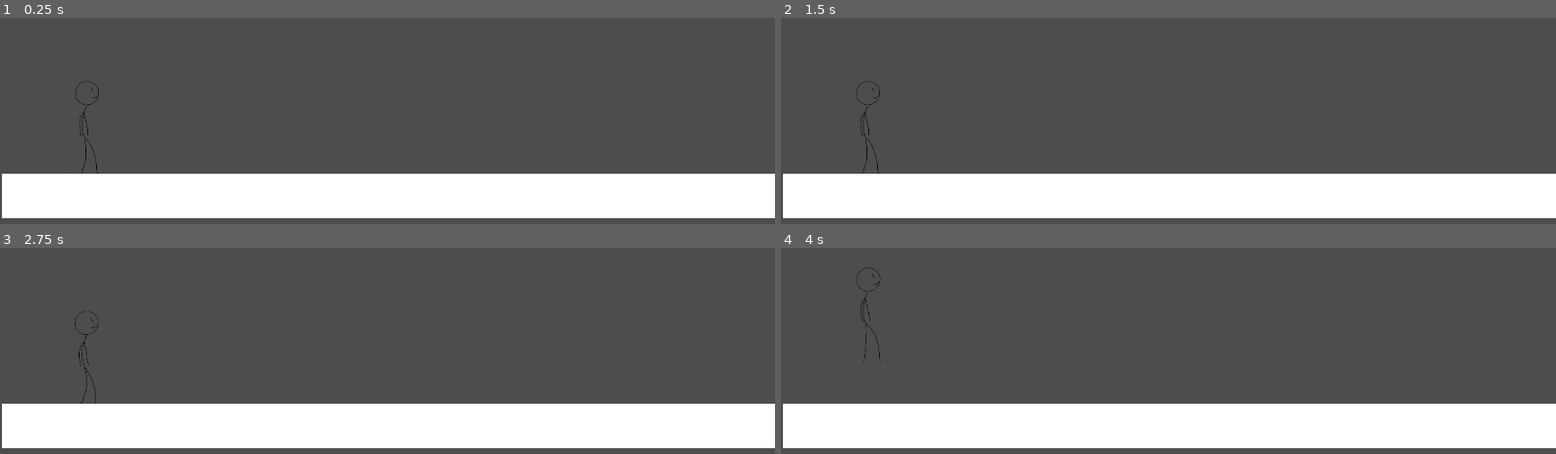
Above: before the commit, frames 1-4 (two rows, left to right).
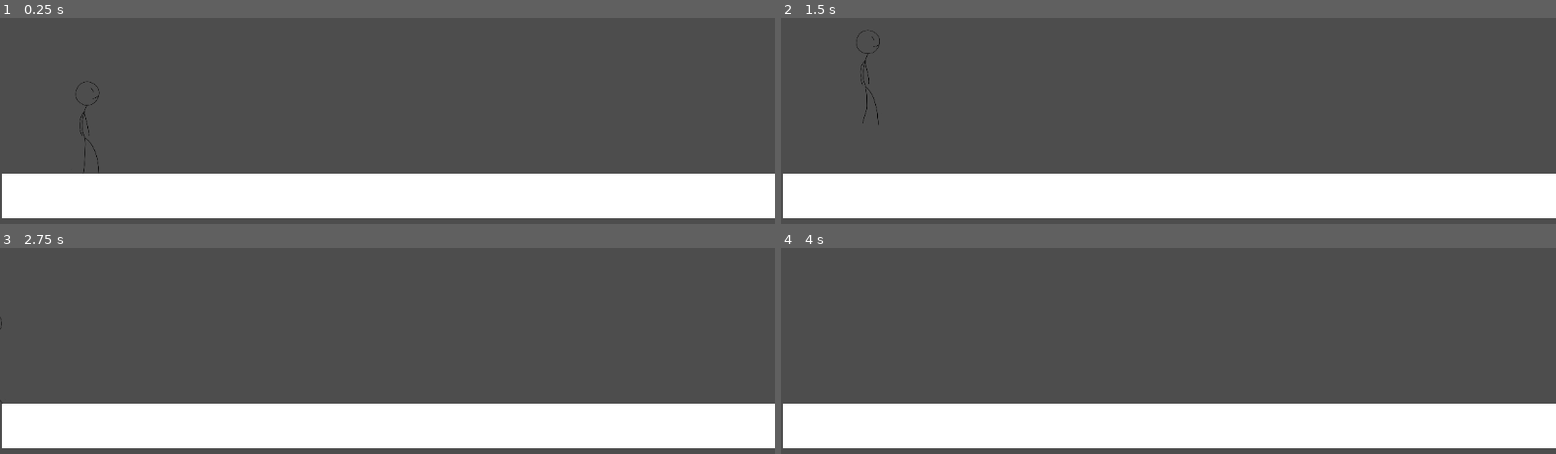
Above: after the commit, the same moments.

Repository: Rodrigo-D99/ProyectoConLuca
Game: Godot game, scene res://Escenas/Player.tscn
The game is run twice, just before and just after one commit, with the same random seed, the same clock (stepped at 60 frames per second) and the same inputs. Before the commit the project starts from res://scrips/codigo mov.tscn.
Inputs:
- Up to frame 1 (0.25 s): no input
- Up to frame 2 (1.5 s): tap Enter at 0.5 s; tap Ctrl (correr, bound only after the commit) at 0.6 s; tap Space (salto, bound only after the commit) at 0.77, 1.07 s; tap Shift (dash, bound only after the commit) at 0.8, 1.35 s
- Up to frame 3 (2.75 s): tap Space (salto, bound only after the commit) at 1.52, 1.82, 2.3 s; tap D (der, bound only after the commit) at 1.55, 2.1 s; hold A (izq, bound only after the commit) from 2.03 s (still down)
- Up to frame 4 (4 s): release A (izq, bound only after the commit) at 2.78 s; tap Space (salto, bound only after the commit) at 2.85, 3.02, 3.32, 3.5, 3.77 s; tap Ctrl (correr, bound only after the commit) at 3.05, 3.6 s; tap Shift (dash, bound only after the commit) at 3.8 s

The runs differ from the first frame. In frame 1, less than 0.1% of the frame differs, in the area x 9-13%, y 30-76%; in frame 2, 0.2%, in the area x 9-13%, y 5-76%; in frame 3, 0.1%; in frame 4, less than 0.1%.

Commit message:
Mejoro scripts del jugador, agrego el dash y ordeno los archivos

Diff:
--- a/scrips/codigo mov.tscn
+++ b/Escenas/Player.tscn
@@ -1,53 +1,10 @@
-[gd_scene load_steps=10 format=3 uid="uid://cqeu2r8jafafw"]
+[gd_scene load_steps=13 format=3 uid="uid://dst6tr8c0yyba"]
 
-[ext_resource type="Texture2D" uid="uid://dsmdg5pwk8svc" path="res://imagen/CAMINAR.png" id="1_txj8c"]
-[ext_resource type="Texture2D" uid="uid://cigrhdvowc0mj" path="res://imagen/salto.png" id="2_j0kon"]
-
-[sub_resource type="GDScript" id="GDScript_j0kon"]
-script/source = "extends CharacterBody2D
-
-
-const SPEED = 300.0
-const JUMP_VELOCITY = -400.0
-
-
-@onready var animationPlayer=$AnimationPlayer
-@onready var sprite2D=$Sprite2D
-
-func _physics_process(delta):
-	# Add the gravity.
-	if not is_on_floor():
-		velocity += get_gravity() * delta
-
-	# Handle jump.
-	if Input.is_action_just_pressed(\"ui_accept\") and is_on_floor():
-		velocity.y = JUMP_VELOCITY
-
-	# Get the input direction and handle the movement/deceleration.
-	# As good practice, you should replace UI actions with custom gameplay actions.
-	var direction := Input.get_axis(\"ui_left\", \"ui_right\")
-	if direction:
-		velocity.x = direction * SPEED
-	else:
-		velocity.x = move_toward(velocity.x, 0, SPEED)
-
-	move_and_slide()
-
-	animation(direction)
-
-	if direction ==1:
-		sprite2D.flip_h =false
-	elif direction == -1:
-		sprite2D.flip_h =true
-
-
-func animation(direction):
-	if is_on_floor():
-		if direction==0:
-			animationPlayer.play(\"salto\")
-		else:
-			animationPlayer.play(\"caminar\")
-"
+[ext_resource type="Script" uid="uid://kqjso73xb8d7" path="res://Scripts/Player.gd" id="1_5hhfp"]
+[ext_resource type="Texture2D" uid="uid://dsmdg5pwk8svc" path="res://Imagenes/Caminar.png" id="2_kwdw2"]
+[ext_resource type="Texture2D" uid="uid://cigrhdvowc0mj" path="res://Imagenes/Salto.png" id="3_j2dk4"]
+[ext_resource type="Script" uid="uid://4tsrs2mnfav" path="res://Scripts/Dash.gd" id="4_urfe6"]
+[ext_resource type="Script" uid="uid://b4h2uvds0fgmu" path="res://Scripts/Movimiento.gd" id="5_mok4h"]
 
 [sub_resource type="RectangleShape2D" id="RectangleShape2D_67bck"]
 size = Vector2(42, 141.75)
@@ -66,7 +23,7 @@
 "times": PackedFloat32Array(0),
 "transitions": PackedFloat32Array(1),
 "update": 1,
-"values": [ExtResource("1_txj8c")]
+"values": [ExtResource("2_kwdw2")]
 }
 tracks/1/type = "value"
 tracks/1/imported = false
@@ -118,7 +75,7 @@
 "times": PackedFloat32Array(0),
 "transitions": PackedFloat32Array(1),
 "update": 1,
-"values": [ExtResource("2_j0kon")]
+"values": [ExtResource("3_j2dk4")]
 }
 tracks/1/type = "value"
 tracks/1/imported = false
@@ -157,8 +114,12 @@
 "values": [0, 1, 2, 3, 4, 5, 6]
 }
 
+[sub_resource type="Animation" id="Animation_5hhfp"]
+resource_name = "Dash"
+
 [sub_resource type="AnimationLibrary" id="AnimationLibrary_hdjqb"]
 _data = {
+&"Dash": SubResource("Animation_5hhfp"),
 &"caminar": SubResource("Animation_1ac00"),
 &"salto": SubResource("Animation_ojbb1")
 }
@@ -177,15 +138,14 @@
 
 [node name="CharacterBody2D" type="CharacterBody2D" parent="."]
 position = Vector2(8, -10)
-script = SubResource("GDScript_j0kon")
+script = ExtResource("1_5hhfp")
 
 [node name="Sprite2D" type="Sprite2D" parent="CharacterBody2D"]
 position = Vector2(-1.9999924, -65.00001)
 scale = Vector2(0.12407409, 0.11302083)
-texture = ExtResource("1_txj8c")
+texture = ExtResource("3_j2dk4")
 hframes = 4
-vframes = 4
-frame = 14
+vframes = 3
 
 [node name="CollisionShape2D" type="CollisionShape2D" parent="CharacterBody2D"]
 position = Vector2(2, -65)
@@ -196,6 +156,12 @@
 &"": SubResource("AnimationLibrary_hdjqb")
 }
 speed_scale = 0.862
+
+[node name="Dash" type="Node" parent="CharacterBody2D"]
+script = ExtResource("4_urfe6")
+
+[node name="Movimiento" type="Node" parent="CharacterBody2D"]
+script = ExtResource("5_mok4h")
 
 [node name="StaticBody2D" type="StaticBody2D" parent="."]
 position = Vector2(-7, 8)
--- /dev/null
+++ b/Scripts/Dash.gd
@@ -0,0 +1,73 @@
+# res://scripts/dash.gd
+extends Node
+class_name DashComponent   # opcional: hace la clase accesible globalmente
+
+@export var dash_mode: String = "movement"  # "movement" o "blink"
+@export var dash_speed: float = 1200.0
+@export var dash_duration: float = 0.18
+@export var dash_distance: float = 160.0
+@export var dash_cooldown: float = 0.6
+@export var enemy_group: String = "enemies"  # grupo usado por los enemigos
+
+signal dash_started(pos: Vector2)
+signal dash_ended(pos: Vector2)
+signal dash_hit_enemy(enemy: Node, collision: Dictionary)  # emite si choca con enemy
+
+var _is_dashing: bool = false
+var _dash_timer: float = 0.0
+var _cooldown_timer: float = 0.0
+var _dash_dir: Vector2 = Vector2.ZERO
+var _player: CharacterBody2D = null
+
+func _ready() -> void:
+	_player = get_parent() as CharacterBody2D
+	assert(_player != null, "DashComponent debe ser hijo de un CharacterBody2D (Player).")
+
+func _physics_process(delta: float) -> void:
+	if _cooldown_timer > 0.0:
+		_cooldown_timer = max(0.0, _cooldown_timer - delta)
+
+	if _is_dashing:
+		_dash_timer -= delta
+		# MOVIMIENTO por pasos: usamos move_and_collide en el player para detectar colisiones exactas
+		var step_velocity = _dash_dir * dash_speed * delta
+		var collision = _player.move_and_collide(step_velocity)
+		if collision:
+			var collider = collision.get_collider()
+			# si el objeto con el que colisionamos está en el grupo 'enemies', emitimos señal
+			if collider and collider.is_in_group(enemy_group):
+				emit_signal("dash_hit_enemy", collider, collision)
+				# opcional: si querés detener dash al chocar:
+				# _end_dash()
+			else:
+				# si choca con paredes u otras cosas, podemos detener el dash:
+				_end_dash()
+		if _dash_timer <= 0.0:
+			_end_dash()
+
+func try_dash(dir: Vector2, position: Vector2 = Vector2.INF) -> void:
+	if _cooldown_timer > 0.0 or _is_dashing:
+		return
+	if dir == Vector2.ZERO:
+		if position != Vector2.INF:
+			dir = (position - _player.global_position).normalized()
+		else:
+			dir = Vector2.RIGHT
+	_dash_dir = dir.normalized()
+	_start_dash()
+
+func _start_dash() -> void:
+	_is_dashing = true
+	_dash_timer = dash_duration
+	_cooldown_timer = dash_cooldown
+	emit_signal("dash_started", _player.global_position)
+
+func _end_dash() -> void:
+	_is_dashing = false
+	emit_signal("dash_ended", _player.global_position)
+
+func can_dash() -> bool:
+	return _cooldown_timer <= 0.0 and not _is_dashing
+
+func is_dashing() -> bool:
+	return _is_dashing
--- /dev/null
+++ b/Scripts/Movimiento.gd
@@ -0,0 +1,41 @@
+extends Node
+
+@export var SPEED: float = 300.0
+@export var JUMP_VELOCITY: float = -400.0
+@export var DECEL: float = 800.0  # fuerza de frenado
+
+@onready var player: CharacterBody2D = null
+
+func _ready() -> void:
+	player = get_parent() as CharacterBody2D
+	assert(player != null, "Movement debe ser hijo directo de un CharacterBody2D (Player).")
+
+# Recibe la velocity actual y devuelve la nueva velocity (no hace move_and_slide aquí)
+func compute_velocity(current_velocity: Vector2, delta: float) -> Vector2:
+	var v := current_velocity
+
+	# gravedad usando el player (CharacterBody2D)
+	if not player.is_on_floor():
+		v += player.get_gravity() * delta
+
+	# salto
+	if Input.is_action_just_pressed("salto") and player.is_on_floor():
+		v.y = JUMP_VELOCITY
+
+	# input horizontal (-1..1)
+	var direction := Input.get_axis("izq", "der")
+	if direction != 0:
+		v.x = direction * SPEED
+	#elif Input.is_action_just_pressed("correr"):
+	#	v.x = direction * SPEED*2
+	else:
+		v.x = move_toward(v.x, 0, DECEL * delta)
+
+	return v
+
+# utilidad para animación/flip: devuelve -1/0/1
+func get_input_direction() -> int:
+	var d = Input.get_axis("izq", "der")
+	if d > 0: return 1
+	if d < 0: return -1
+	return 0
--- /dev/null
+++ b/Scripts/Player.gd
@@ -0,0 +1,48 @@
+extends CharacterBody2D
+
+@onready var movement_comp = $Movimiento
+@onready var dash_comp = $Dash
+@onready var anim_player = $AnimationPlayer
+@onready var sprite2d = $Sprite2D
+
+func _physics_process(delta: float) -> void:
+	# Si dash está activo, deja que dash mueva (o cambia según tu dash)
+	if dash_comp and dash_comp.is_dashing():
+		# en esta variante, DASH se encarga del movimiento (ej: move_and_collide dentro del dash)
+		# opcional: anim de dash
+		if anim_player and anim_player.has_animation("dash"):
+			anim_player.play("dash")
+		return
+
+	# si no hay dash, calculamos la velocity con movement y movemos aquí
+	velocity = movement_comp.compute_velocity(velocity, delta)
+	move_and_slide()
+
+	# anim & flip
+	var direction = movement_comp.get_input_direction()
+	if direction == 1:
+		sprite2d.flip_h = false
+	elif direction == -1:
+		sprite2d.flip_h = true
+
+	# anim state simple
+	_play_movement_animation(direction)
+
+	# input dash
+	if Input.is_action_just_pressed("dash") and dash_comp and dash_comp.can_dash():
+		var move_dir = Vector2(Input.get_axis("izq","der"), 0)
+		dash_comp.try_dash(move_dir, position)
+
+func _play_movement_animation(direction: int) -> void:
+	if anim_player == null:
+		return
+	if not is_on_floor():
+		if anim_player.has_animation("salto"):
+			anim_player.play("salto")
+	else:
+		if direction == 0:
+			if anim_player.has_animation("idle"):
+				anim_player.play("idle")
+		else:
+			if anim_player.has_animation("caminar"):
+				anim_player.play("caminar")
--- a/project.godot
+++ b/project.godot
@@ -10,7 +10,50 @@
 
 [application]
 
-config/name="XD COSASç"
-run/main_scene="uid://cqeu2r8jafafw"
+config/name="Aeterum"
+run/main_scene="uid://dst6tr8c0yyba"
 config/features=PackedStringArray("4.5", "Forward Plus")
-config/icon="res://icon.svg"
+
+[input]
+
+ui_left={
+"deadzone": 0.5,
+"events": [Object(InputEventKey,"resource_local_to_scene":false,"resource_name":"","device":0,"window_id":0,"alt_pressed":false,"shift_pressed":false,"ctrl_pressed":false,"meta_pressed":false,"pressed":false,"keycode":4194319,"physical_keycode":0,"key_label":0,"unicode":0,"location":0,"echo":false,"script":null)
+, Object(InputEventJoypadButton,"resource_local_to_scene":false,"resource_name":"","device":0,"button_index":13,"pressure":0.0,"pressed":false,"script":null)
+, Object(InputEventJoypadMotion,"resource_local_to_scene":false,"resource_name":"","device":0,"axis":0,"axis_value":-1.0,"script":null)
+, Object(InputEventKey,"resource_local_to_scene":false,"resource_name":"","device":-1,"window_id":0,"alt_pressed":false,"shift_pressed":false,"ctrl_pressed":false,"meta_pressed":false,"pressed":false,"keycode":0,"physical_keycode":65,"key_label":0,"unicode":97,"location":0,"echo":false,"script":null)
+]
+}
+ui_right={
+"deadzone": 0.5,
+"events": [Object(InputEventKey,"resource_local_to_scene":false,"resource_name":"","device":0,"window_id":0,"alt_pressed":false,"shift_pressed":false,"ctrl_pressed":false,"meta_pressed":false,"pressed":false,"keycode":4194321,"physical_keycode":0,"key_label":0,"unicode":0,"location":0,"echo":false,"script":null)
+, Object(InputEventJoypadButton,"resource_local_to_scene":false,"resource_name":"","device":0,"button_index":14,"pressure":0.0,"pressed":false,"script":null)
+, Object(InputEventJoypadMotion,"resource_local_to_scene":false,"resource_name":"","device":0,"axis":0,"axis_value":1.0,"script":null)
+, Object(InputEventKey,"resource_local_to_scene":false,"resource_name":"","device":-1,"window_id":0,"alt_pressed":false,"shift_pressed":false,"ctrl_pressed":false,"meta_pressed":false,"pressed":false,"keycode":0,"physical_keycode":68,"key_label":0,"unicode":100,"location":0,"echo":false,"script":null)
+]
+}
+salto={
+"deadzone": 0.2,
+"events": [Object(InputEventKey,"resource_local_to_scene":false,"resource_name":"","device":-1,"window_id":0,"alt_pressed":false,"shift_pressed":false,"ctrl_pressed":false,"meta_pressed":false,"pressed":false,"keycode":0,"physical_keycode":32,"key_label":0,"unicode":32,"location":0,"echo":false,"script":null)
+]
+}
+dash={
+"deadzone": 0.2,
+"events": [Object(InputEventKey,"resource_local_to_scene":false,"resource_name":"","device":-1,"window_id":0,"alt_pressed":false,"shift_pressed":false,"ctrl_pressed":false,"meta_pressed":false,"pressed":false,"keycode":0,"physical_keycode":4194325,"key_label":0,"unicode":0,"location":0,"echo":false,"script":null)
+]
+}
+izq={
+"deadzone": 0.2,
+"events": [Object(InputEventKey,"resource_local_to_scene":false,"resource_name":"","device":-1,"window_id":0,"alt_pressed":false,"shift_pressed":false,"ctrl_pressed":false,"meta_pressed":false,"pressed":false,"keycode":0,"physical_keycode":65,"key_label":0,"unicode":97,"location":0,"echo":false,"script":null)
+]
+}
+der={
+"deadzone": 0.2,
+"events": [Object(InputEventKey,"resource_local_to_scene":false,"resource_name":"","device":-1,"window_id":0,"alt_pressed":false,"shift_pressed":false,"ctrl_pressed":false,"meta_pressed":false,"pressed":false,"keycode":0,"physical_keycode":68,"key_label":0,"unicode":100,"location":0,"echo":false,"script":null)
+]
+}
+correr={
+"deadzone": 0.2,
+"events": [Object(InputEventKey,"resource_local_to_scene":false,"resource_name":"","device":-1,"window_id":0,"alt_pressed":false,"shift_pressed":false,"ctrl_pressed":false,"meta_pressed":false,"pressed":false,"keycode":0,"physical_keycode":4194326,"key_label":0,"unicode":0,"location":0,"echo":false,"script":null)
+]
+}
Renamed: imagen/CAMINAR.png -> Imagenes/Caminar.png
Not shown, changed: Imagenes/Caminar.png.import
Binary file added: Imagenes/Dash.png
Not shown, added: Imagenes/Dash.png.import
Renamed: imagen/salto.png -> Imagenes/Salto.png
Not shown, changed: Imagenes/Salto.png.import
Not shown, added: Scripts/Dash.gd.uid
Not shown, added: Scripts/Movimiento.gd.uid
Not shown, added: Scripts/Player.gd.uid
Not shown, added: Imagenes/Dash.png~
